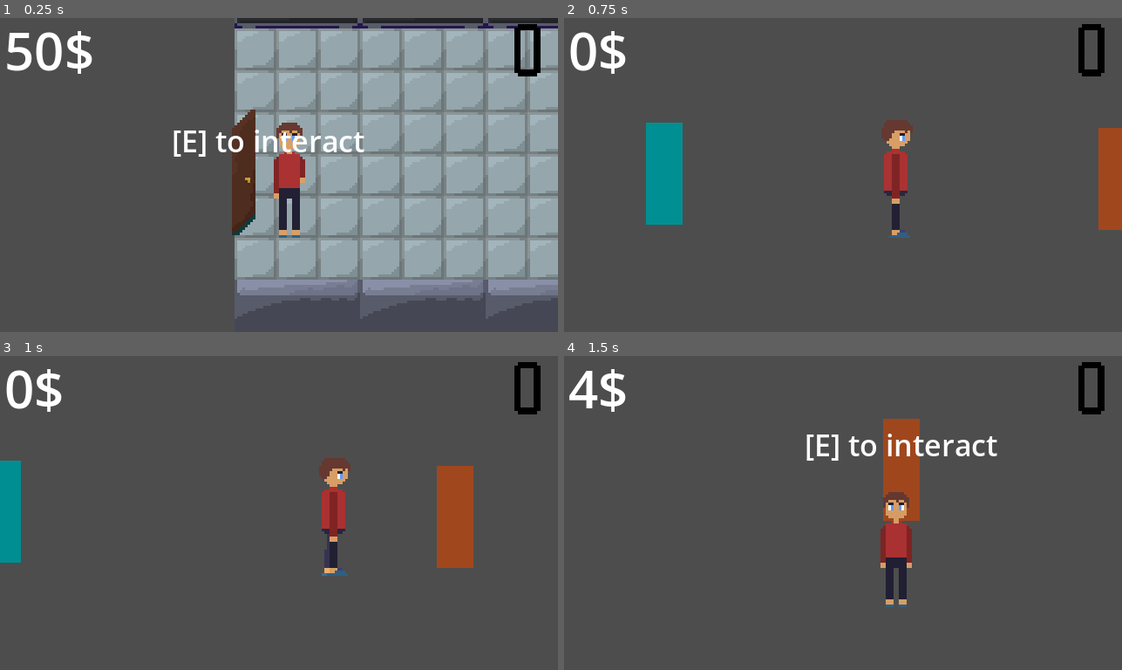
Above: before the commit, frames 1-4 (two rows, left to right).
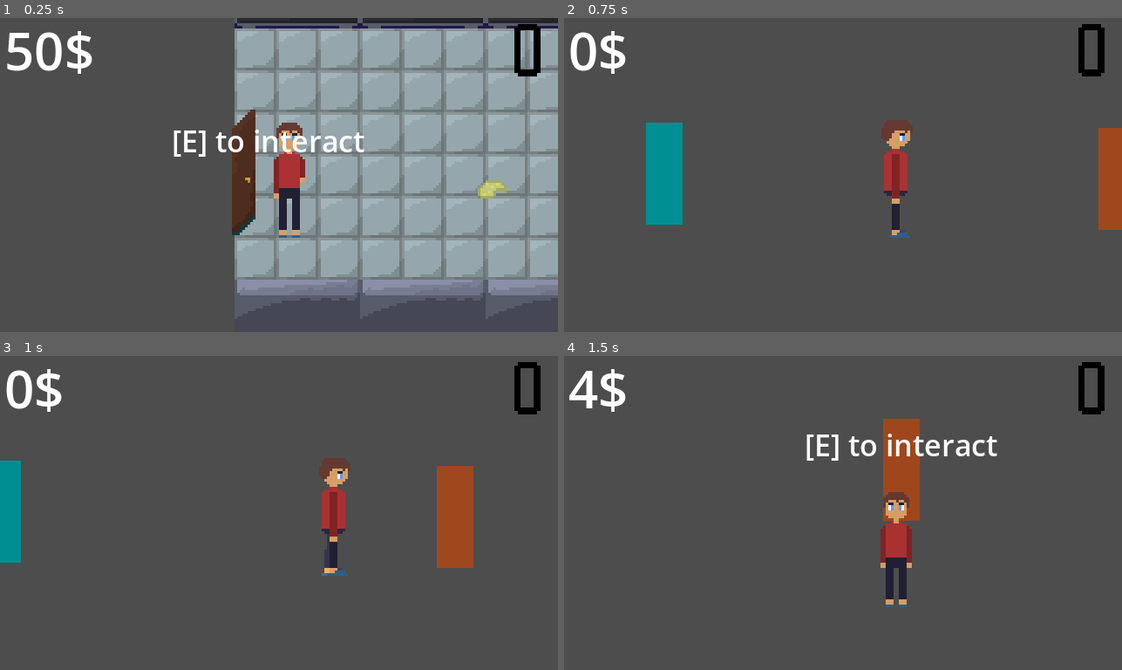
Above: after the commit, the same moments.

Repository: X-A-O-C/simmarket
Game: Godot game, scene res://scene/shop.tscn
Same seed, same stepped clock (60 frames per second), same inputs: the game is played once before the commit and once after it. This scene is started directly instead of the project's main scene.
Inputs:
- Up to frame 1 (0.25 s): no input
- Up to frame 2 (0.75 s): tap Enter at 0.5 s; hold D (right) from 0.53 s (still down); hold E (interact) from 0.53 s (still down)
- Up to frame 3 (1 s): keep holding D (right); keep holding E (interact)
- Up to frame 4 (1.5 s): release D (right) at 1.28 s; release E (interact) at 1.28 s; hold S (down) from 1.28 s (still down); tap Q at 1.35 s

The runs differ from the first frame. In frame 1, 0.2% of the frame differs, in the area x 85-91%, y 51-58%; in frame 2, nothing differs; in frame 3, nothing differs; in frame 4, nothing differs.

Commit message:
made an simple npc hair generator

Diff:
--- /dev/null
+++ b/supermarket/scene/npc_spawner.gd
@@ -0,0 +1,50 @@
+extends Node2D
+
+const HAIRS_RIGHT_TYPE_1 = preload("uid://dw3h0nclenul6")
+const HAIRS_BACK_TYPE_1 = preload("uid://chlov3q334c3l")
+const HAIRS_FRONT_TYPE_1 = preload("uid://bywkkfnrmvu76")
+const HAIRS_LEFT_TYPE_1 = preload("uid://cpek36nmqt30")
+const EYES = preload("uid://2l8vmq4evfks")
+const HEADS = preload("uid://dob4nctff1vf3")
+
+@onready var npc: Sprite2D = $npc
+
+var body_parts: Dictionary = {
+
+  "hair_right_1" = [],
+  "hair_left_1" = [],
+  "hair_front_1" = [],
+  "hair_back_1" = [],
+
+  "eyes" = [],
+  "heads" = []
+
+}
+
+
+
+func _ready() -> void:
+  body_parts["hair_right_1"] = slice_sheet(HAIRS_RIGHT_TYPE_1, Vector2i(13, 9))
+  npc.texture = body_parts["hair_right_1"][randi_range(1,body_parts["hair_right_1"].size() - 1)]
+
+func slice_sheet(sheet: Texture2D, frame_size: Vector2i) -> Array[AtlasTexture]:
+  var parts: Array[AtlasTexture] = []
+
+  @warning_ignore("integer_division")
+  var rows: int = sheet.get_height() / frame_size.y
+  @warning_ignore("integer_division")
+  var cols: int = sheet.get_width() / frame_size.x
+
+  for y in rows:
+    for x in cols:
+      var part = AtlasTexture.new()
+      part.atlas = sheet
+      part.region = Rect2(
+        x * frame_size.x,
+        y * frame_size.y,
+
+        frame_size.x,
+        frame_size.y
+      )
+      parts.append(part)
+  return parts
--- a/supermarket/scene/shop.tscn
+++ b/supermarket/scene/shop.tscn
@@ -7,6 +7,7 @@
 [ext_resource type="PackedScene" uid="uid://cxnmnniljweak" path="res://scene/interaction/objects/door.tscn" id="3_phbgv"]
 [ext_resource type="PackedScene" uid="uid://bk2l0q1p0phyp" path="res://scene/player.tscn" id="5_0wha2"]
 [ext_resource type="PackedScene" uid="uid://u5whqwivfb1" path="res://scene/interaction/objects/cashregister.tscn" id="5_brg4d"]
+[ext_resource type="Script" uid="uid://csbf5pmsd4sju" path="res://scene/npc_spawner.gd" id="8_prb2b"]
 
 [sub_resource type="TileSetAtlasSource" id="TileSetAtlasSource_4p3p6"]
 texture = ExtResource("1_iuafe")
@@ -147,3 +148,9 @@
 
 [node name="Player" parent="." unique_id=1839408827 instance=ExtResource("5_0wha2")]
 position = Vector2(-127, -104)
+
+[node name="NPC_spawner" type="Node2D" parent="." unique_id=1043974820]
+script = ExtResource("8_prb2b")
+
+[node name="npc" type="Sprite2D" parent="NPC_spawner" unique_id=396224975]
+position = Vector2(-47, -98)
Not shown, added: supermarket/image/Books/book1.png.import
Not shown, added: supermarket/image/Books/book2.png.import
Not shown, added: supermarket/image/Books/book3.png.import
Not shown, added: supermarket/image/Books/book4.png.import
Not shown, added: supermarket/image/Books/book5.png.import
Not shown, added: supermarket/image/Books/book6.png.import
Not shown, added: supermarket/image/Books/book7.png.import
Not shown, added: supermarket/image/Clocks/clock.png.import
Not shown, added: supermarket/image/Items/architecture/door.png.import
Not shown, added: supermarket/image/Items/architecture/house.png.import
Not shown, added: supermarket/image/Items/architecture/window.png.import
Not shown, added: supermarket/image/Items/furniture_home/bed.png.import
(and 61 more such lines)
